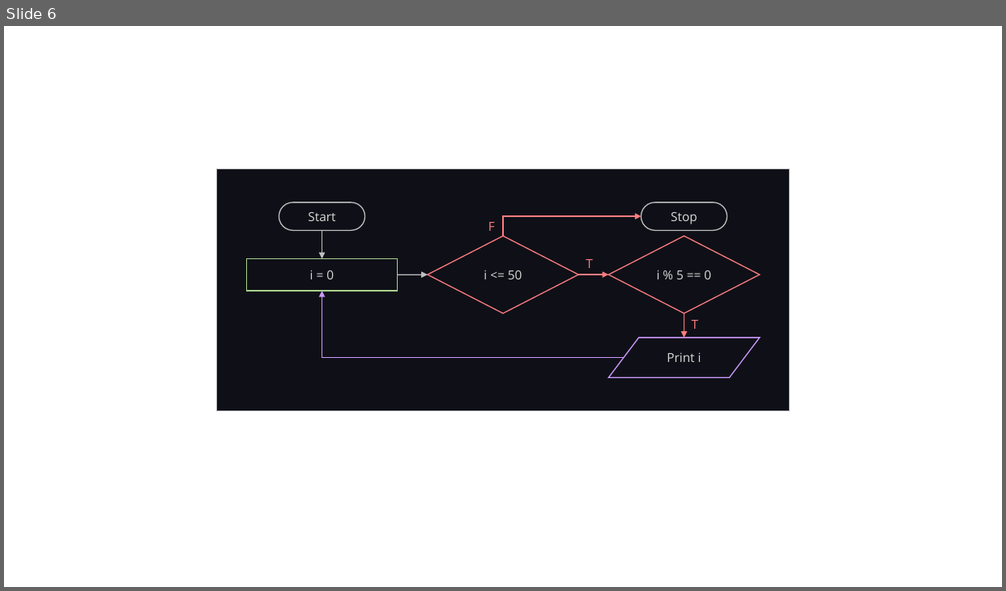
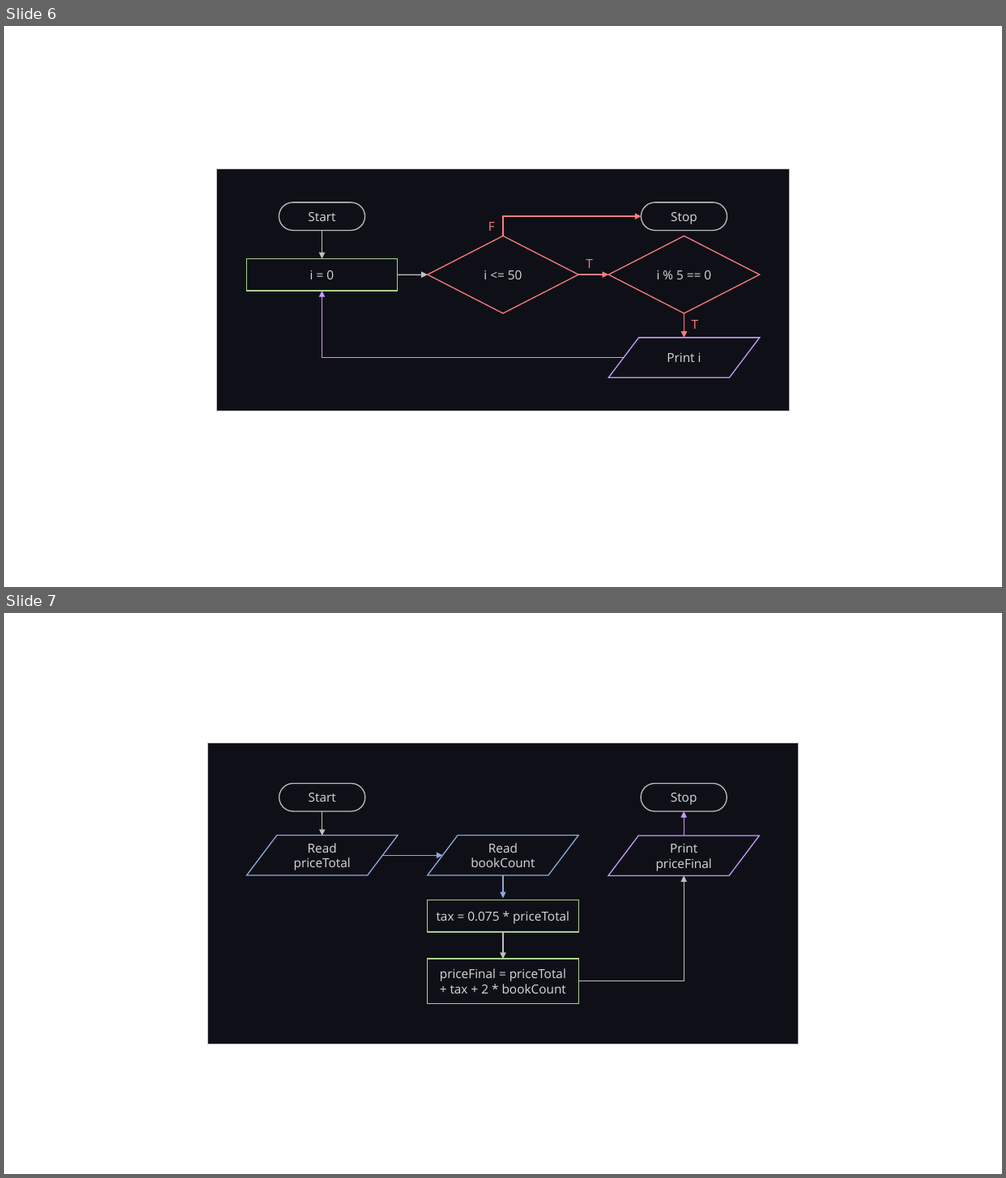
Before and after one commit to LimJY03/JavaMatriculation, a slide deck: Past Year Theory Questions/Resources/resources.pptx. Shown one above the other, each under a label of ours: slide 6 before the commit, slides 6 and 7 after it. The pictures are 1006x591 and 1006x1178 pixels, drawn with LibreOffice and Linux fonts; fonts in the diff are those of the drawing. Boxes give left, top, right and bottom in pixels: in the first picture for what was removed or moved away, otherwise in the second. Text is boxed around its words. In the diff, an @@ line names an element or a change of style, - is before the commit and + after.

```diff
--- a/Past Year Theory Questions/Resources/resources.pptx
+++ b/Past Year Theory Questions/Resources/resources.pptx
@@ slide 7 added at <box>4,613,1002,1174</box>, background #FFFFFF @@
@@ group added at <box>207,743,799,1045</box>: 5 arrows, 3 rectangles, 3 flow chart input outputs, 2 pill shapes, 1 elbow arrow @@
+Start
+Stop
+Print priceFinal
+Read bookCount
+Read priceTotal
+tax = 0.075 * priceTotal
+priceFinal = priceTotal + tax + 2 * bookCount
```
Also in this commit, not shown: 1 other file.
